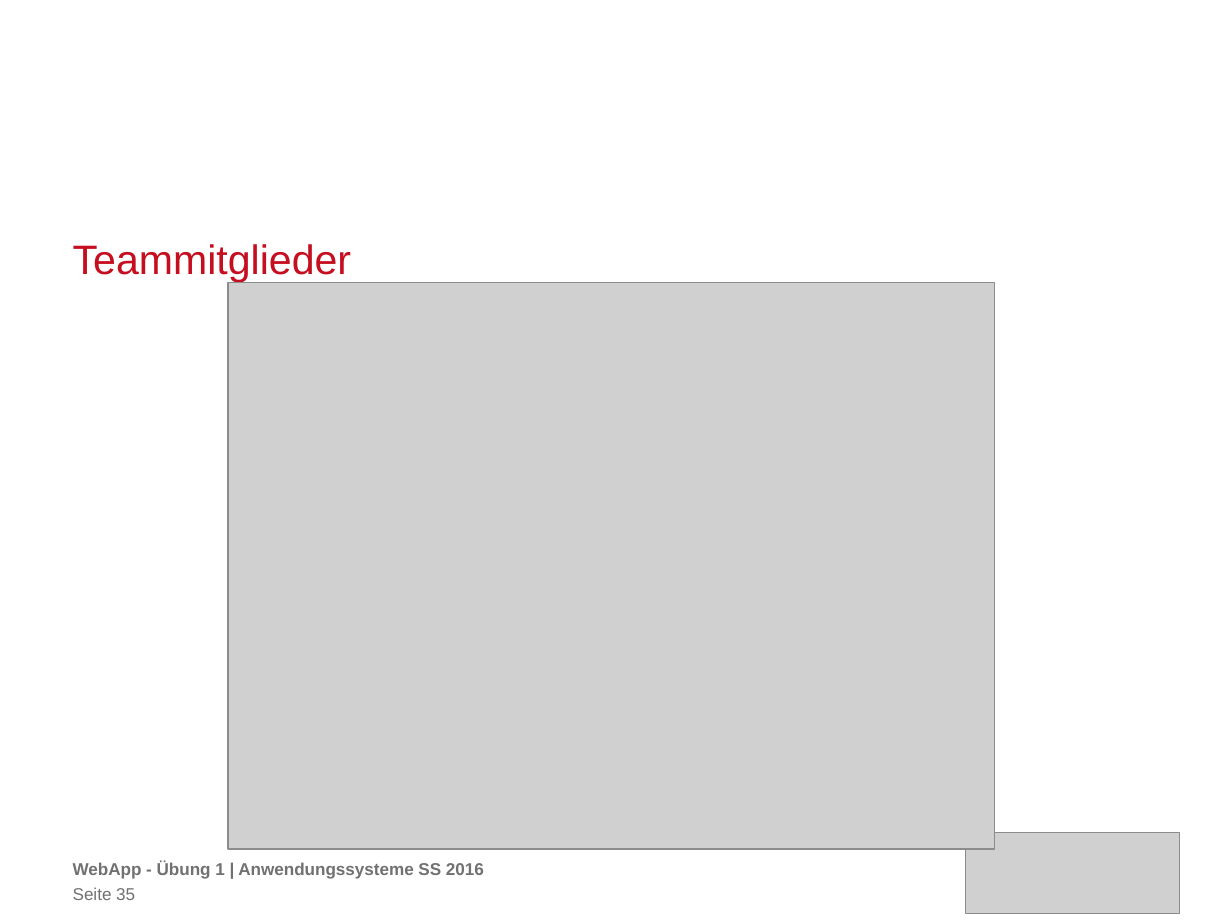
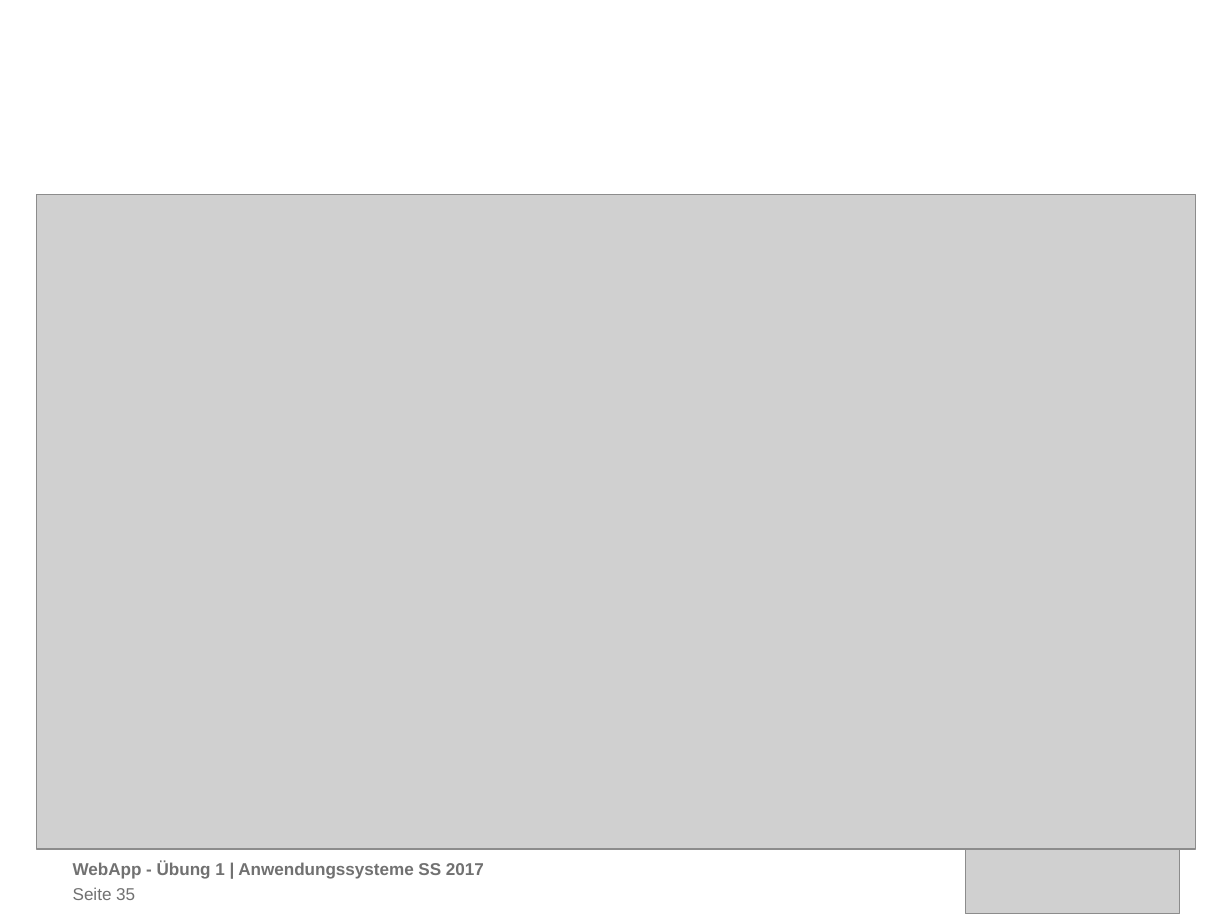
Before and after one commit to carolin262/anwendungssysA1, a slide deck: slide 35 of WebApp_TU.pptx. Drawn at 1232x924 pixels with LibreOffice and Linux fonts; fonts in the diff are those of the drawing; grey boxes stand for pictures; background and template pictures are left out. Boxes give left, top, right and bottom in pixels: in the first picture for what was removed or moved away, otherwise in the second. Text is boxed around its words. In the diff, an @@ line names an element or a change of style, - is before the commit and + after.

```diff
--- a/WebApp_TU.pptx
+++ b/WebApp_TU.pptx
@@ picture: place and size @@
-picture at box(228, 283, 994, 850)
+picture at box(37, 195, 1196, 849)
@@ title removed at box(73, 244, 351, 282) @@
-Teammitglieder
@@ text at box(73, 861, 484, 879): text changed @@
-WebApp - Übung 1 | Anwendungssysteme SS 2016
+WebApp - Übung 1 | Anwendungssysteme SS 2017
```
Also in this commit, not shown: 33 other slides changed, 1 other file.
